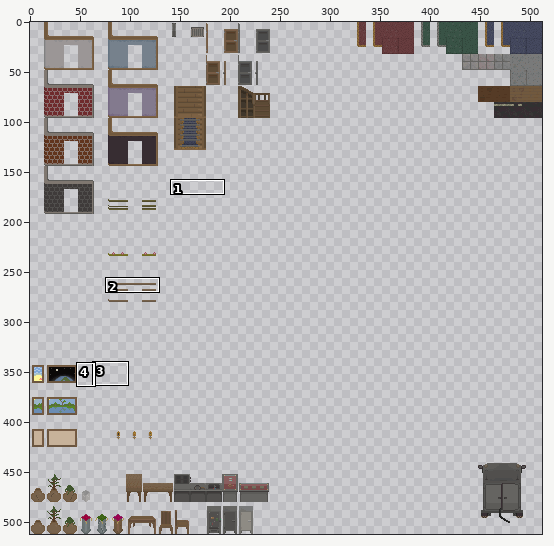
File history of a sprite sheet, atlas/environment.png. Above: a wide view before the commit, with the close-up outlined.
Close-up. The starting point:
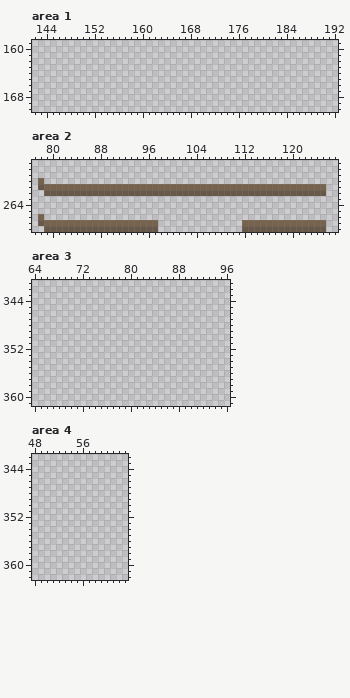
The file is 512x512 pixels. Colours within 5 levels of each other are drawn and written as one. Shown: area 1: x 142..192, y 159..170; area 2: x 77..127, y 257..268; area 3: x 64..96, y 341..361; area 4: x 48..63, y 342..362. The commit also changed other parts of the picture, which this record leaves out.
After:
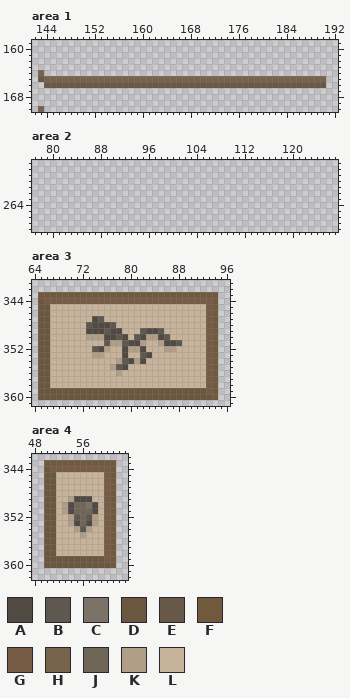
Palette (. is transparent): A #504a42  B #5f584f  C #7c7266  D #6b5640  E #685847  F #71593e  G #765b45  H #77624b  J #706658  K #b19e89  L #c7b29a
The exact change:
Area 1:
y 164: x 143 . -> H
y 165: x 143..190 ................................................ -> EHHHHHHHHHHHHHHHHHHHHHHHHHHHHHHHHHHHHHHHHHHHHHHH
y 166: x 144..190 ............................................... -> EEEEEEEEEEEEEEEEEEEEEEEEEEEEEEEEEEEEEEEEEEEEEEE
y 170: x 143 . -> H
Area 2:
y 260: x 78 H -> .
y 261: x 78..125 EHHHHHHHHHHHHHHHHHHHHHHHHHHHHHHHHHHHHHHHHHHHHHHH -> ................................................
y 262: x 79..125 EEEEEEEEEEEEEEEEEEEEEEEEEEEEEEEEEEEEEEEEEEEEEEE -> ...............................................
y 266: x 78 H -> .
y 267: x 78..97 EHHHHHHHHHHHHHHHHHHH -> ....................; x 112..125 HHHHHHHHHHHHHH -> ..............
y 268: x 79..97 EEEEEEEEEEEEEEEEEEE -> ...................; x 112..125 EEEEEEEEEEEEEE -> ..............
Area 3:
y 343: x 65..94 .............................. -> FFFFFFFFFFFFFFFFFFFFFFFFFFFFFF
y 344: x 65..94 .............................. -> DGGGGGGGGGGGGGGGGGGGGGGGGGGGGF
y 345..346: x 65..94 .............................. -> DDLLLLLLLLLLLLLLLLLLLLLLLLLLGF
y 347: x 65..94 .............................. -> DDLLLLLLLABLLLLLLLLLLLLLLLLLGF
y 348: x 65..94 .............................. -> DDLLLLLLBAAABLLLLLLLLLLLLLLLGF
y 349: x 65..94 .............................. -> DDLLLLLLAAABAALLLBAABLLLLLLLGF
y 350: x 65..94 .............................. -> DDLLLLLLKKKAABALBAKKABLLLLLLGF
y 351: x 65..94 .............................. -> DDLLLLLLLLLBKKBAAKLLKAABLLLLGF
y 352: x 65..94 .............................. -> DDLLLLLLLBAKLLAKKALLLKKLLLLLGF
y 353: x 65..94 .............................. -> DDLLLLLLLKKLLLALLBALLLLLLLLLGF
y 354: x 65..94 .............................. -> DDLLLLLLLLLLLKBAKALLLLLLLLLLGF
y 355: x 65..94 .............................. -> DDLLLLLLLLLLKBALLLLLLLLLLLLLGF
y 356: x 65..94 .............................. -> DDLLLLLLLLLLLKLLLLLLLLLLLLLLGF
y 357..358: x 65..94 .............................. -> DDLLLLLLLLLLLLLLLLLLLLLLLLLLGF
y 359: x 65..94 .............................. -> DDDDDDDDDDDDDDDDDDDDDDDDDDDDGF
y 360: x 65..94 .............................. -> DDDDDDDDDDDDDDDDDDDDDDDDDDDDDF
Area 4:
y 343: x 50..61 ............ -> FFFFFFFFFFFF
y 344: x 50..61 ............ -> DGGGGGGGGGGF
y 345..348: x 50..61 ............ -> DDLLLLLLLLGF
y 349: x 50..61 ............ -> DDLLKAAALLGF
y 350: x 50..61 ............ -> DDLKAJJCALGF
y 351: x 50..61 ............ -> DDLKAJJJALGF
y 352: x 50..61 ............ -> DDLLKBJBKLGF
y 353: x 50..61 ............ -> DDLLKAJAKLGF
y 354: x 50..61 ............ -> DDLLLKBKLLGF
y 355: x 50..61 ............ -> DDLLLLKLLLGF
y 356..358: x 50..61 ............ -> DDLLLLLLLLGF
y 359: x 50..61 ............ -> DDDDDDDDDDGF
y 360: x 50..61 ............ -> DDDDDDDDDDDF
Pixel boxes of the changes (left, top, right, bottom) in both close-ups:
added: (38, 70, 326, 112)
erased: (38, 178, 326, 196)
erased: (38, 214, 158, 232)
erased: (242, 220, 326, 232)
added: (38, 292, 218, 400)
added: (44, 460, 116, 568)
